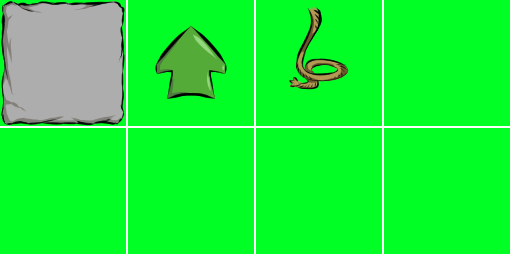
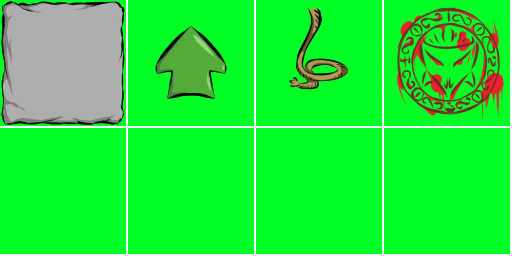
Comparing the layer stacks of the two 512 x 256 images. Changes:
added layer "Calque de dessin 1 Fusionnés" (1st of 2, in "line") in group "line" over 396, 7, 504, 120
painted on "baseColor" over 396, 7, 504, 120
